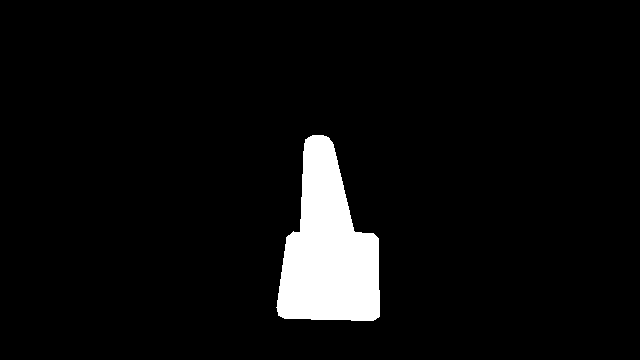
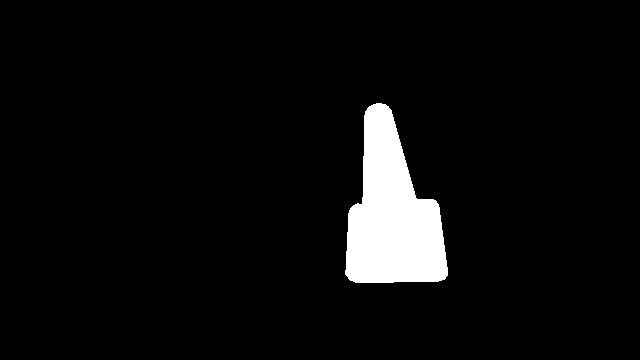
Two versions of the same layered image (640 x 360). Layer-by-layer changes:
painted on "mask" over [left=276, top=103, right=448, bottom=321]
renamed "cone13.img.png" to "cone15.img.png", painted on it over [left=276, top=103, right=448, bottom=321]
